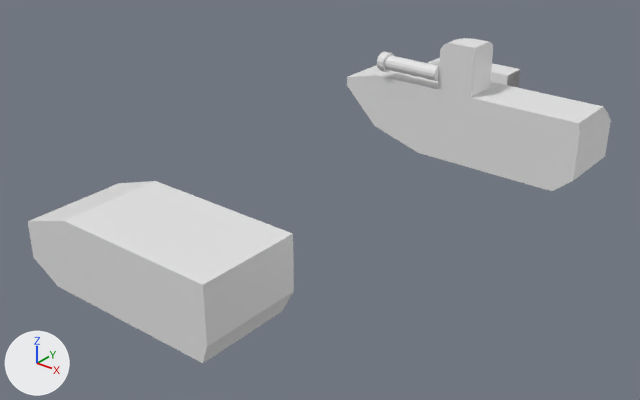
Renders of the glTF model Resources/Blender/tank.glb from each side of a commit.
The view is the same before and after, from a 50 mm lens placed at (21.16, -38.92, 17.25), pointed at (-1.63, -10.44, -0.41). The axes (+X, +Y, +Z) are drawn at lower left. The lights are the same throughout. Where no turn or scale is listed for an object, it has been applied to the vertices.

The scene before the commit, as lines of its bpy script (objects in view):
```python
me_cube = bpy.data.meshes.new('Cube')
me_cube.from_pydata(...)  # 70 vertices, 136 faces; spans x -4.53..4.53, y -1.41..2.81, z -1.5..1.5
me_cube.materials.append(mat_material)  # white #e7e7e7
me_cube_001 = bpy.data.meshes.new('Cube.001')
me_cube_001.from_pydata(...)  # 38 vertices, 72 faces; spans x -6.6..0.0, y 3.98..5.5, z 0.0..2.2
me_cylinder_001 = bpy.data.meshes.new('Cylinder.001')
me_cylinder_001.from_pydata(...)  # 60 vertices, 116 faces; spans x -5.63..-2.01, y -0.53..0.54, z 2.35..3.43
ob_body_mk1 = bpy.data.objects.new('body_mk1', me_cube)
ob_body_mk1.location = (-0.51, -21.74, 1.75)
ob_head_gun = bpy.data.objects.new('head_gun', me_cylinder_001)
ob_head_gun.location = (0.0, 0.0, 0.0)
ob_tires_mk2_1 = bpy.data.objects.new('tires_mk2.1', me_cube_001)
ob_tires_mk2_1.location = (0.0, 0.0, 0.0)
# also in view: 'body_mk2' at (-1.0, 2.0, 0.06); 'head_base' at (-1.0, 1.0, 3.32)
```
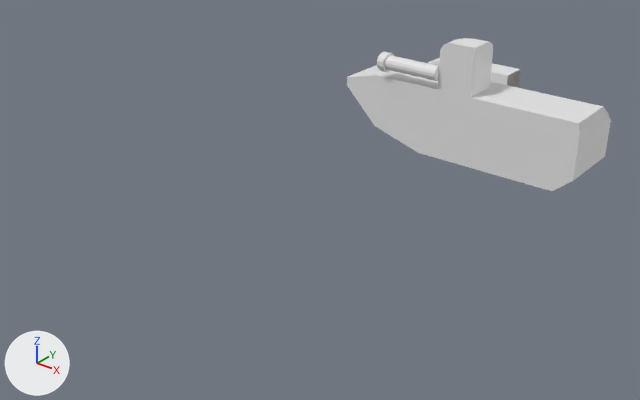
What differs and where, as boxes [x1, y1, x2, y2] in the pictures (640 x 400 px):
'body_mk1', deleted: before [28, 181, 294, 363]

The change in detail:
Object 'body_mk1' (ob_body_mk1) is deleted.
